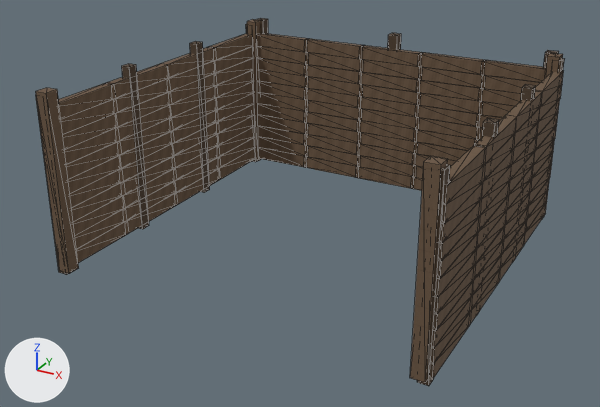
Renders of the glTF model game/assets/models/g2/cottage/part_cladding.glb from each side of a commit.
Rendered twice from a 50 mm camera at (4.53, -8.75, 5.35) aimed at (-0.12, -0.28, 1.12). Every picture has the same lights, and +X, +Y and +Z are marked at lower left. The picture after the commit comes second. Mesh edges are drawn as thin lines. Vertices at exactly the same position are counted once.

Names of what the first picture shows: 'cladding'.
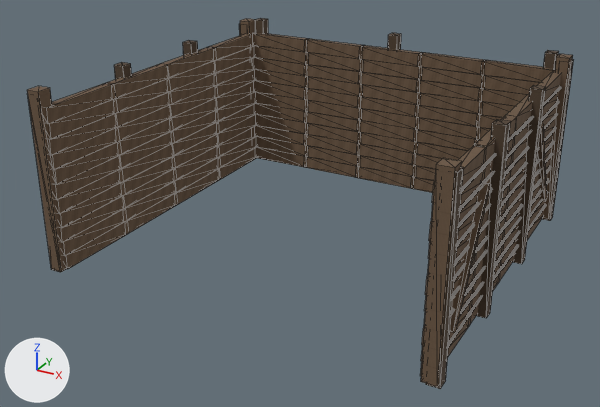
Location of each change, (x1, y1, x2, y2) in pixels of the pictures (600 x 407 px; the box of a moved part takes in the faces that stretch with it):
'cladding', reshaped: before (36, 18, 564, 386); after (27, 18, 574, 389)
part 1 of me_cladding, moved or reshaped: before (247, 19, 261, 161); after (240, 19, 256, 35)
part 2 of me_cladding, moved or reshaped: before (36, 88, 79, 274); after (27, 86, 66, 272)
part 3 of me_cladding, moved or reshaped (not visible afterwards): before (190, 41, 210, 193)
part 4 of me_cladding, moved or reshaped (not visible afterwards): before (122, 64, 149, 229)
part 5 of me_cladding, moved or reshaped: before (545, 54, 563, 78); after (543, 54, 573, 219)
part 6 of me_cladding, moved or reshaped: before (410, 156, 448, 383); after (421, 158, 462, 387)
part 7 of me_cladding, moved or reshaped: before (512, 84, 536, 263); after (537, 124, 547, 202)
part 8 of me_cladding, moved or reshaped: before (476, 118, 499, 316); after (450, 182, 491, 333)
part 9 of me_cladding, moved or reshaped (not visible afterwards): before (36, 98, 68, 275)
part 10 of me_cladding, moved or reshaped (not visible afterwards): before (417, 165, 450, 386)
part 11 of me_cladding, moved or reshaped (not visible afterwards): before (541, 58, 564, 220)
part 12 of me_cladding, added: after (426, 59, 574, 389)
part 13 of me_cladding, added (mostly hidden): after (30, 23, 240, 272)

The change, as a diff of the scene's bpy script:
```diff
--- a/game/assets/models/g2/cottage/part_cladding.glb.py
+++ b/game/assets/models/g2/cottage/part_cladding.glb.py
@@ me_cladding @@
 # used by ob_cladding; location = (0.0, 0.0, 0.0)
-me_cladding.from_pydata(...)  # 1264 vertices, 1896 faces; spans x -2.42..2.42, y -2.29..2.38, z 0.48..2.79
+me_cladding.from_pydata(...)  # 1936 vertices, 2904 faces; spans x -2.52..2.52, y -2.3..2.38, z 0.49..2.79
+# me_cladding part 1: the loose piece of 8 vertices spanning x -2.37..-2.21, y 2.12..2.29, z 0.52..2.78 is moved by (-0.12, 0.0, 0.0)
+# me_cladding part 2: the loose piece of 8 vertices spanning x -2.37..-2.21, y -2.29..-2.12, z 0.52..2.78 is moved by (-0.12, 0.0, 0.0)
+# me_cladding part 3: the loose piece of 8 vertices spanning x -2.4..-2.28, y 0.66..0.8, z 0.48..2.73 is turned 32.2 degrees about the x axis through its middle and scaled by 0.651, then moved by (-0.1, 0.7, -0.05), in mat_weathered_oak
+# me_cladding part 4: the loose piece of 8 vertices spanning x -2.4..-2.28, y -0.8..-0.66, z 0.48..2.73 is turned -30.4 degrees about the x axis through its middle and scaled by 0.676, then moved by (-0.1, -0.73, -0.07), in mat_weathered_oak
+# me_cladding part 5: the loose piece of 8 vertices spanning x 2.21..2.37, y 2.12..2.29, z 0.52..2.78 is moved by (0.12, 0.0, 0.0)
+# me_cladding part 6: the loose piece of 8 vertices spanning x 2.21..2.37, y -2.29..-2.12, z 0.52..2.78 is moved by (0.12, 0.0, 0.0)
+# me_cladding part 7: the loose piece of 8 vertices spanning x 2.28..2.4, y 0.66..0.8, z 0.48..2.73 is turned 32.2 degrees about the x axis through its middle and scaled by 0.651, then moved by (0.1, 0.7, -0.05), in mat_weathered_oak
+# me_cladding part 8: the loose piece of 8 vertices spanning x 2.28..2.4, y -0.8..-0.66, z 0.48..2.73 is turned -30.4 degrees about the x axis through its middle and scaled by 0.676, then moved by (0.1, -0.73, -0.07), in mat_weathered_oak
+# me_cladding part 9: the loose piece of 8 vertices spanning x -2.4..-2.28, y -2.27..-2.13, z 0.48..2.73 is scaled about its middle by (0.149, 7.89, 0.008), then moved by (-0.09, 3.86, -0.89)
+# me_cladding part 10: the loose piece of 8 vertices spanning x 2.28..2.4, y -2.27..-2.13, z 0.48..2.73 is scaled about its middle by (0.149, 7.89, 0.008), then moved by (-4.77, 1.65, -0.88)
+# me_cladding part 11: the loose piece of 8 vertices spanning x 2.28..2.4, y 2.13..2.27, z 0.48..2.73 is scaled about its middle by (0.149, 7.89, 0.008), then moved by (-4.77, -3.86, -0.89)
+# me_cladding part 12: 352 vertices added at x 2.37..2.52, y -2.28..2.28, z 0.49..2.73
+# me_cladding part 13: 176 vertices added at x -2.52..-2.37, y -2.28..2.28, z 0.49..2.73
+# other edits to the shape of me_cladding do not show in these pictures
 me_cladding.materials.append(mat_weathered_oak)
```
